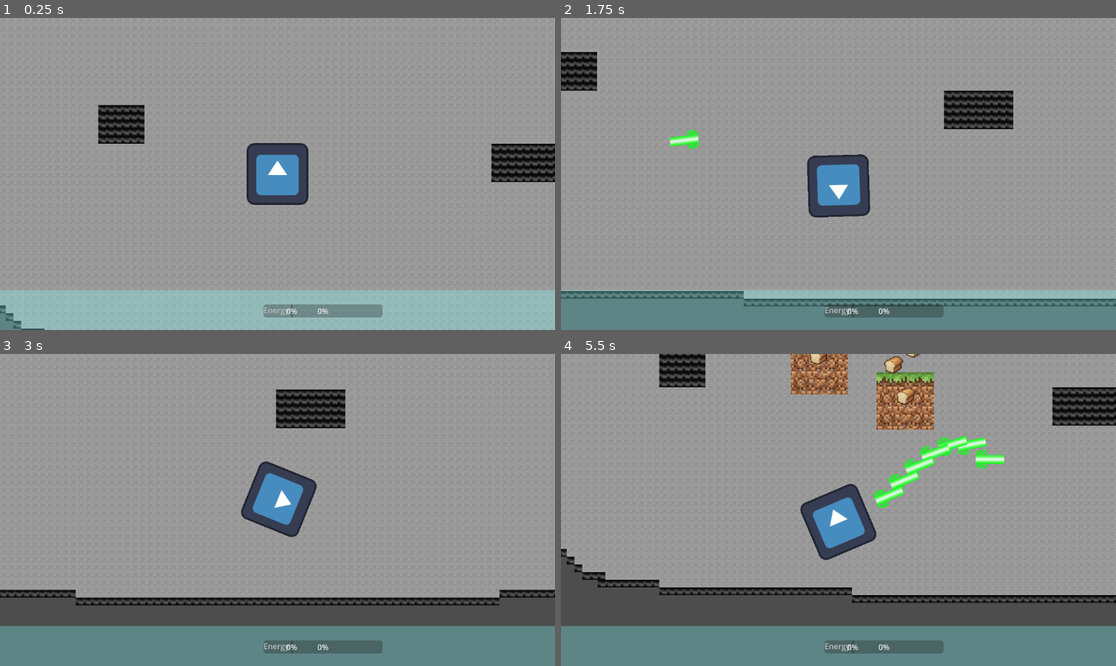
Above: before the commit, frames 1-4 (two rows, left to right).
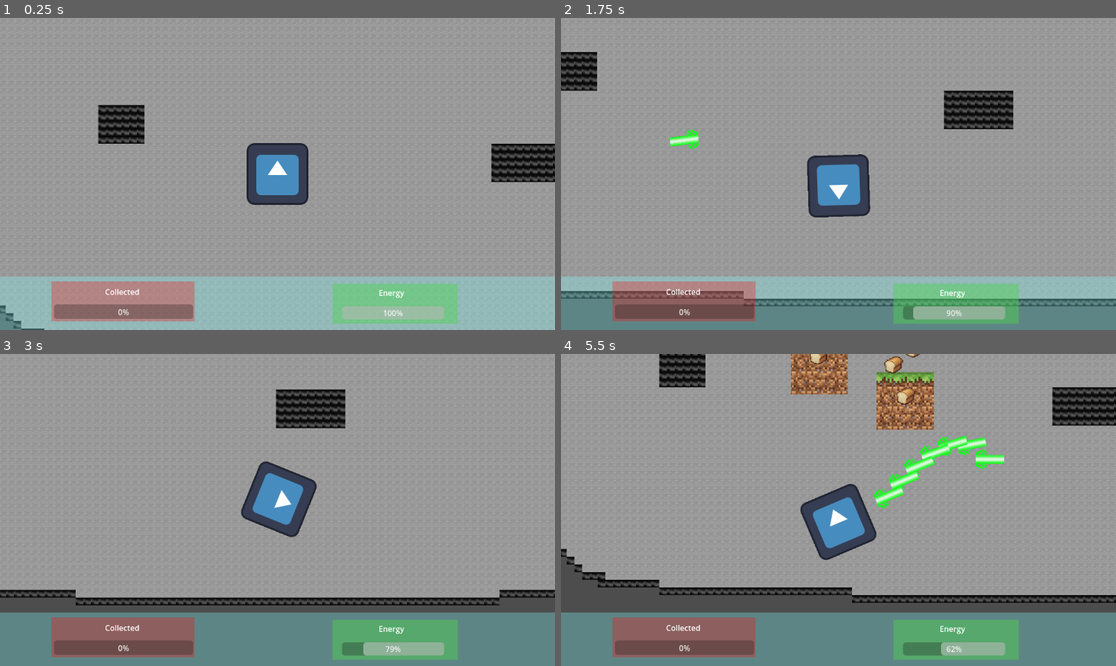
Above: after the commit, the same moments.

Repository: j-hnn/PhantasmPursuit
Game: Godot game, scene res://scenes/world.tscn
The game is run twice, just before and just after one commit, with the same random seed, the same clock (stepped at 60 frames per second) and the same inputs. The engine's default icon, where the game draws it, is replaced by a stand-in: a white triangle on a blue panel in a dark square.
Inputs (mouse positions are in pixels of both pictures, inside the frame that each line leads up to):
- Up to frame 1 (0.25 s): no input
- Up to frame 2 (1.75 s): tap Enter at 0.5 s; move the mouse to (960, 158) at 0.52 s; press the mouse at (960, 158) at 0.53 s; hold Right (ui_right) 0.53-1.28 s; move the mouse to (727, 189) at 1.27 s; release the mouse at (727, 189) at 1.28 s; hold Down (ui_down) from 1.28 s (still down); tap Space (spawn) at 1.35 s
- Up to frame 3 (3 s): move the mouse to (333, 441) at 2.02 s; release Down (ui_down) at 2.03 s; press the mouse at (333, 441) at 2.03 s; hold Right (ui_right) 2.03-2.78 s; move the mouse to (249, 572) at 2.77 s; release the mouse at (249, 572) at 2.78 s; hold Up (ui_up) from 2.78 s (still down); tap Space (spawn) at 2.85 s
- Up to frame 4 (5.5 s): move the mouse to (1005, 556) at 3.52 s; release Up (ui_up) at 3.53 s; press the mouse at (1005, 556) at 3.53 s; hold Left (ui_left) 3.53-5.03 s; move the mouse to (672, 463) at 4.27 s; release the mouse at (672, 463) at 4.28 s; tap Space (spawn) at 4.35 s; move the mouse to (866, 510) at 5.02 s; press the mouse at (866, 510) at 5.03 s; hold Down (ui_down) from 5.03 s (still down)

The runs differ from the first frame. In frame 1, 9.3% of the frame differs, in the area x 0-100%, y 82-98%; in frame 2, 9.6%; in frame 3, 9.9%; in frame 4, 9.9%.

Commit message:
added energy bar

Diff:
--- a/scenes/player.tscn
+++ b/scenes/player.tscn
@@ -26,34 +26,62 @@
 [node name="player_gui" type="CanvasLayer" parent="Camera2D"]
 
 [node name="BackgroundRect" type="ColorRect" parent="Camera2D/player_gui"]
-offset_top = 565.0
+offset_top = 537.0
 offset_right = 1152.0
 offset_bottom = 648.0
 color = Color(0.52549, 1, 1, 0.313726)
 
-[node name="HBoxContainer" type="HBoxContainer" parent="Camera2D/player_gui/BackgroundRect"]
+[node name="EnergyRect" type="ColorRect" parent="Camera2D/player_gui/BackgroundRect"]
+layout_mode = 2
+offset_left = 690.0
+offset_top = 15.0
+offset_right = 950.0
+offset_bottom = 98.0
+color = Color(0.294118, 0.839216, 0.294118, 0.431373)
+
+[node name="EnergyLabel" type="Label" parent="Camera2D/player_gui/BackgroundRect/EnergyRect"]
+layout_mode = 2
+offset_left = 59.0
+offset_top = 7.0
+offset_right = 186.0
+offset_bottom = 33.0
+text = "Energy"
+horizontal_alignment = 1
+
+[node name="EnergyBar" type="ProgressBar" parent="Camera2D/player_gui/BackgroundRect/EnergyRect/EnergyLabel"]
+layout_mode = 0
+offset_left = -39.0
+offset_top = 40.0
+offset_right = 173.0
+offset_bottom = 67.0
+fill_mode = 1
+
+[node name="CollectedRect" type="ColorRect" parent="Camera2D/player_gui/BackgroundRect"]
+layout_mode = 2
+offset_left = 107.0
+offset_top = 10.0
+offset_right = 404.0
+offset_bottom = 93.0
+color = Color(1, 0.0235294, 0.0235294, 0.294118)
+
+[node name="CollectedLabel" type="Label" parent="Camera2D/player_gui/BackgroundRect/CollectedRect"]
+layout_mode = 2
+offset_left = 45.0
+offset_top = 10.0
+offset_right = 250.0
+offset_bottom = 36.0
+text = "Collected
+"
+horizontal_alignment = 1
+
+[node name="CollectedProgress" type="ProgressBar" parent="Camera2D/player_gui/BackgroundRect/CollectedRect/CollectedLabel"]
 layout_mode = 1
 anchors_preset = 15
 anchor_right = 1.0
 anchor_bottom = 1.0
+offset_left = -40.0
+offset_top = 38.0
+offset_right = 44.0
+offset_bottom = 42.0
 grow_horizontal = 2
 grow_vertical = 2
-alignment = 1
-
-[node name="EnergyLabel" type="Label" parent="Camera2D/player_gui/BackgroundRect/HBoxContainer"]
-layout_mode = 2
-text = "Energy"
-
-[node name="EnergyBar" type="ProgressBar" parent="Camera2D/player_gui/BackgroundRect/HBoxContainer/EnergyLabel"]
-layout_mode = 0
-offset_right = 247.0
-offset_bottom = 27.0
-fill_mode = 1
-
-[node name="CollectedLabel" type="Label" parent="Camera2D/player_gui/BackgroundRect/HBoxContainer"]
-layout_mode = 2
-
-[node name="CollectedProgress" type="ProgressBar" parent="Camera2D/player_gui/BackgroundRect/HBoxContainer/CollectedLabel"]
-layout_mode = 0
-offset_right = 4.0
-offset_bottom = 27.0
--- a/scripts/player.gd
+++ b/scripts/player.gd
@@ -1,26 +1,32 @@
 class_name Player extends CharacterBody2D
 
 @onready var muzzle = $Muzzle
+@onready var collected_bar = $Camera2D/player_gui/BackgroundRect/CollectedRect/CollectedLabel/CollectedProgress
+@onready var energy_bar = $Camera2D/player_gui/BackgroundRect/EnergyRect/EnergyLabel/EnergyBar
 
 @export var speed = 300
 
 var dir : Vector2
 var fire_rate = 0.05
+var regen_rate = 1
 var can_fire = true
+var can_regen = true
 var energy = 100
 
 
+func _ready():
+	energy_bar.value = energy
 
 func _physics_process(_delta):
 	look_at(get_global_mouse_position())
 	velocity = dir * speed
 	move_and_slide()
-	print(energy)
+	energy_bar.value = energy
 
 	if Input.is_action_pressed("fire") and energy > 0 and can_fire:
 		fire_laser()
-	elif energy < 100:
-		energy += 1
+	elif energy < 100 and can_regen:
+		regen_energy()
 
 func _unhandled_input(_event):
 	dir.x = Input.get_axis("ui_left", "ui_right")
@@ -38,6 +44,12 @@
 	can_fire = true
 	laser.enemy_hit.connect(_on_enemy_hit)
 
+func regen_energy():
+	can_regen = false
+	energy += 1
+	await get_tree().create_timer(regen_rate).timeout
+	can_regen = true
+
 func _on_enemy_hit():
 	pass
 	#code when enemy hit
